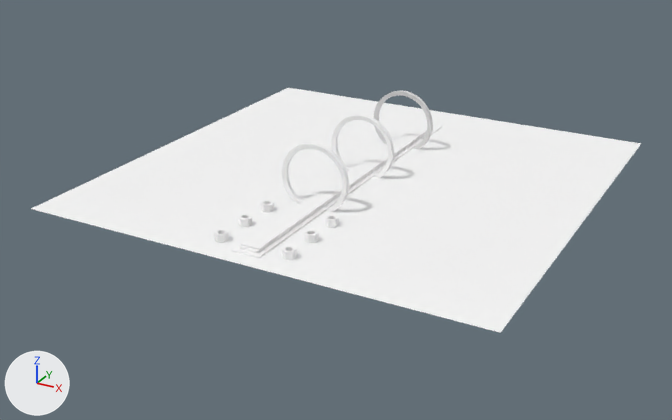
What one commit did to the glTF model public/models/room_0/scene.glb.
Before and after are seen from a 50 mm camera at (88.0, -141.3, 75.8) aimed at (-2.5, 23.2, -6.5). Lighting does not change. The marker at lower left points along +X, +Y and +Z. Vertices at the same position are counted once.
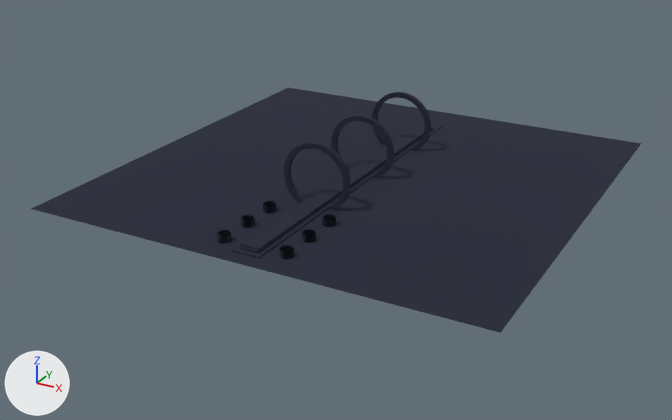
Where the newer file only moved an object's origin or applied its transform, the numbers keep the older frame.

Diff of the bpy script that builds the scene:
```diff
--- a/public/models/room_0/scene.glb.py
+++ b/public/models/room_0/scene.glb.py
@@ mat_material @@
 mat_material = principled_material('Material')
-mat_material.base_color = (1.0, 1.0, 1.0)  # white #ffffff
+mat_material.base_color = (0.0284, 0.0343, 0.0595)  # dark blue #2f3445
 mat_material.metallic = 0.5
@@ me_circle_001 @@
 # used by ob_circle_001; location = (0.0, 0.0, 0.0)
-me_circle_001.from_pydata(...)  # 144 vertices, 288 faces; spans x -8.6..8.6, y -13.8..4.7, z 0.0..1.7
-me_circle_001.materials.append(mat_material_001)  # white #ffffff
+me_circle_001.from_pydata(...)  # 210 vertices, 576 faces; spans x -8.0..8.0, y -9.3..9.3, z -0.8..0.8
+# me_circle_001 part 1: 24 vertices removed from x 6.3..8.6, y 2.1..4.7, z 0.0..1.7; 72 vertices added at x 5.7..8.0, y -1.3..9.3, z -0.8..0.8
+# me_circle_001 part 2: 24 vertices removed from x -8.6..-6.3, y 2.1..4.7, z 0.0..1.7; 68 vertices added at x -8.0..-5.7, y -1.3..9.3, z -0.8..0.8
+# me_circle_001 part 3: 48 vertices removed from x 6.3..8.6, y -13.8..-3.2, z 0.0..1.7; 36 vertices added at x 5.7..8.0, y -9.3..-6.6, z -0.8..0.8
+# me_circle_001 part 4: 48 vertices removed from x -8.6..-6.3, y -13.8..-3.2, z 0.0..1.7; 34 vertices added at x -8.0..-5.7, y -9.3..-6.6, z -0.8..0.8
+me_circle_001.materials.append(mat_material)  # dark blue #2f3445
@@ me_circle_003 @@
 # used by ob_circle; location = (0.0, 0.0, 0.0)
-me_circle_003.from_pydata(...)  # 240 vertices, 480 faces; spans x -7.5..7.5, y 51.0..52.0, z -1.5..13.5
+me_circle_003.from_pydata(...)  # 384 vertices, 768 faces; spans x -7.5..7.5, y -20.5..20.5, z -7.5..7.5
+# me_circle_003 part 5: 240 vertices removed from x -7.5..7.5, y 51.0..52.0, z -1.5..13.5
+# me_circle_003 part 6: 128 vertices added at x -7.5..7.5, y 19.5..20.5, z -7.5..7.5
+# me_circle_003 part 7: 128 vertices added at x -7.5..7.5, y -0.5..0.5, z -7.5..7.5
+# me_circle_003 part 8: 128 vertices added at x -7.5..7.5, y -20.5..-19.5, z -7.5..7.5
+me_circle_003.materials.append(mat_material)  # dark blue #2f3445
@@ ob_circle_003 @@
-ob_circle_003 = bpy.data.objects.new('Circle.003', me_circle)
-ob_circle_003.location = (0.0, 0.0, 0.0)
@@ ob_circle_001 @@
 ob_circle_001 = bpy.data.objects.new('Circle.001', me_circle_001)
-ob_circle_001.location = (0.0, 0.0, 0.0)
+ob_circle_001.location = (0.0, -4.5, 0.8)
@@ ob_circle @@
 ob_circle = bpy.data.objects.new('Circle', me_circle_003)
-ob_circle.location = (0.0, 0.0, 0.0)
+ob_circle.location = (0.0, 30.5, 6.0)
```

Location of each change, [x1, y1, x2, y2] in pixels of the pictures (672 x 420 px; the box of a moved part takes in the faces that stretch with it):
'floor', recoloured (white to blue)
    both: [31, 88, 641, 333]
'Plane.002', recoloured (white to blue)
    both: [241, 124, 433, 252]
'Circle', recoloured, reshaped, moved (147% wider, 98% taller)
    before: [374, 90, 433, 149]
    after: [284, 92, 431, 210]
'Circle.003', deleted
    before: [282, 114, 394, 211]
'Circle.001', recoloured, reshaped, moved
    before: [214, 201, 339, 260]
    after: [217, 201, 336, 259]
'Plane.001', recoloured
    both: [232, 122, 443, 258]
'Cube', recoloured
    both: [240, 246, 259, 253]
part 1 of me_circle_001, built on
    before: [325, 215, 339, 228]
    after: [302, 214, 336, 243]
part 2 of me_circle_001, built on
    before: [260, 201, 274, 213]
    after: [241, 201, 276, 228]
part 3 of me_circle_001, moved or reshaped
    before: [282, 230, 319, 260]
    after: [279, 245, 294, 259]
part 4 of me_circle_001, moved or reshaped
    before: [214, 214, 252, 243]
    after: [217, 230, 231, 243]
part 5 of me_circle_003, deleted
    before: [374, 90, 433, 149]
part 6 of me_circle_003, added
    after: [372, 92, 431, 151]
part 7 of me_circle_003, added
    after: [331, 115, 394, 178]
part 8 of me_circle_003, added
    after: [284, 142, 350, 210]
